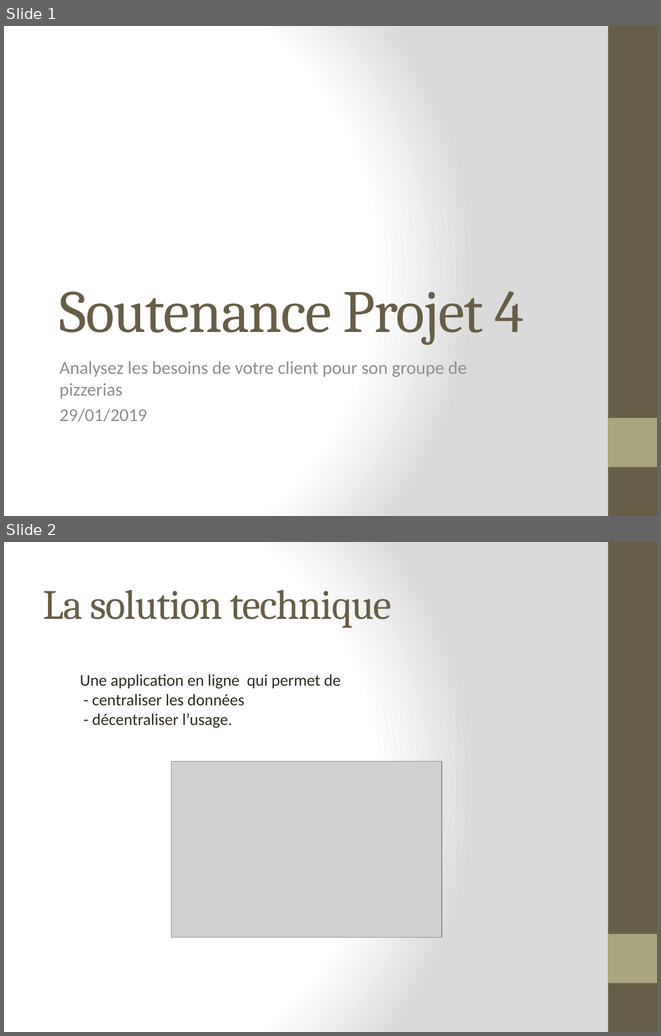
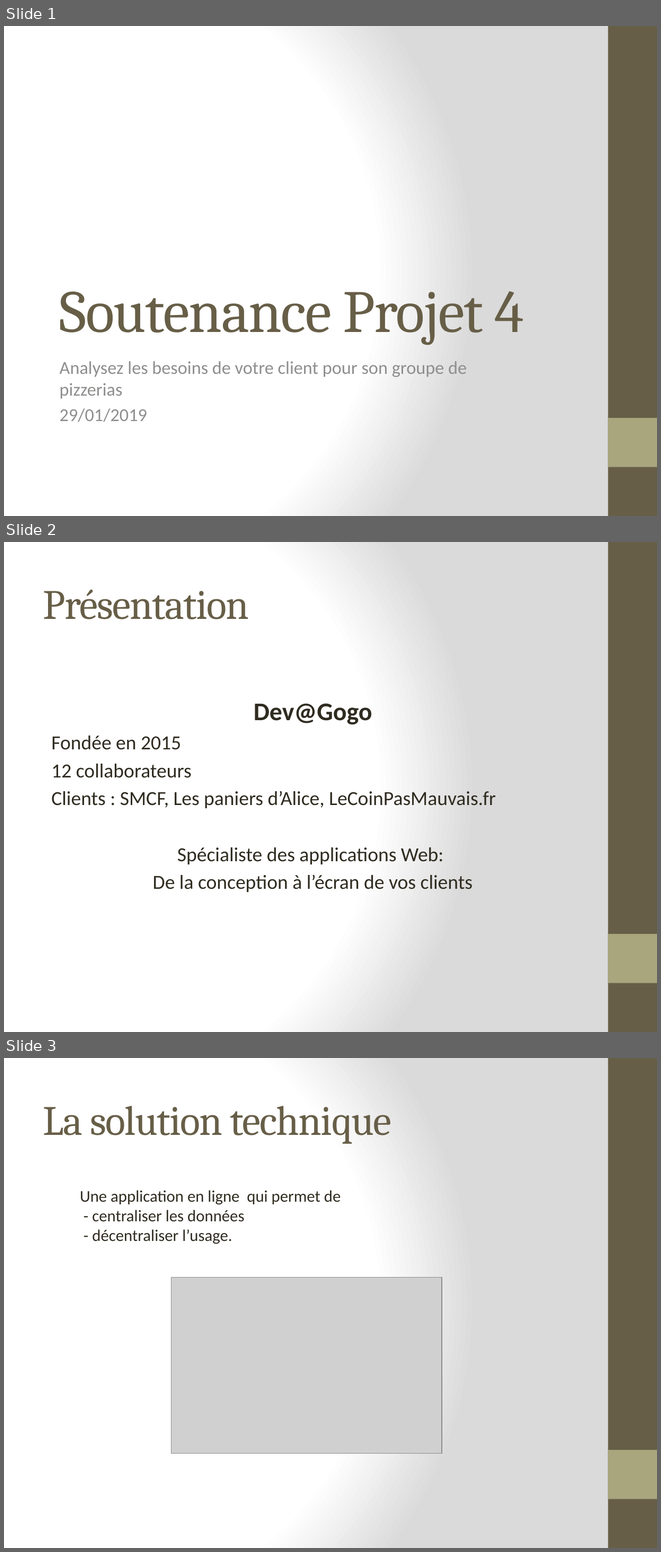
Before and after one commit to Zepmanbc/oc_dapython_pr4, a slide deck: doc/Soutenance Projet 4.pptx. Shown one above the other, each under a label of ours: slides 1 and 2 before the commit, slides 1, 2 and 3 after it. The pictures are 661x1036 and 661x1552 pixels, drawn with LibreOffice and Linux fonts; fonts in the diff are those of the drawing; grey boxes stand for pictures. Boxes give left, top, right and bottom in pixels: in the first picture for what was removed or moved away, otherwise in the second. Text is boxed around its words. In the diff, an @@ line names an element or a change of style, - is before the commit and + after.

Commit message:
ajout de la présentation

```diff
--- a/doc/Soutenance Projet 4.pptx
+++ b/doc/Soutenance Projet 4.pptx
@@ slide 2 added at (4, 542, 657, 1032), background gradient #FFFFFF to #DADADA; not listed: 2 template elements that a slide beside it also shows @@
@@ title added at (43, 589, 249, 619), 46 pt, text #675E47 @@
+Présentation
@@ text added at (51, 703, 496, 892), 22 pt, text #2F2B20 @@
+Dev@Gogo
+Fondée en 2015
+12 collaborateurs
+Clients : SMCF, Les paniers d’Alice, LeCoinPasMauvais.fr
+Spécialiste des applications Web:
+De la conception à l’écran de vos clients
@@ what was slide 2 is now slide 3 @@
```
Also in this commit, not shown: 1 other file.
